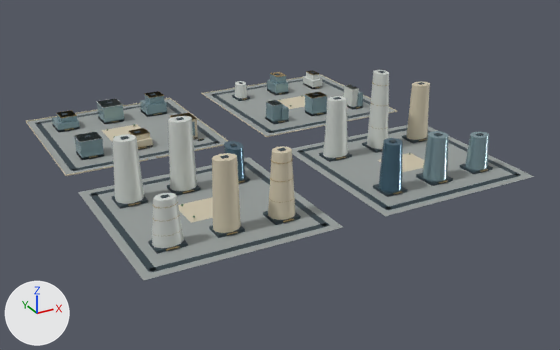
Renders of the glTF model web/public/assets/3d/ampliworld/GC-CITY-2030/GC-TILE-09-19.glb from each side of a commit.
Camera for both pictures: a 50 mm camera at (-1667.0, -5305.0, 580.0) aimed at (-986.0, -4067.0, -40.0). Lighting does not change. The marker at lower left points along +X, +Y and +Z. The older version comes first. Where no turn or scale is listed for an object, it has been applied to the vertices. Vertices at exactly the same position are counted once.

In view in the first picture: 'GC-TILE-09-19-blue', 'GC-TILE-09-19-dark', 'GC-TILE-09-19-glass', 'GC-TILE-09-19-gold', 'GC-TILE-09-19-ivory', 'GC-TILE-09-19-paving', 'GC-TILE-09-19-white'.
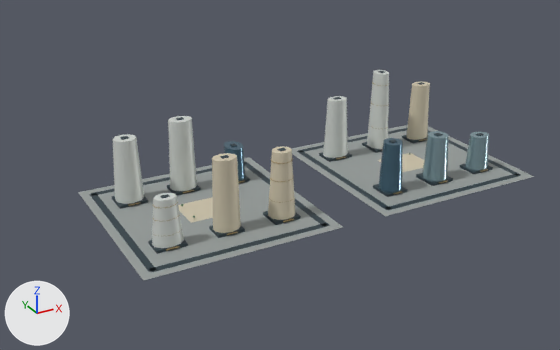
Location of each change, [x1, y1, x2, y2] in pixels of the pictures (560 x 350 px):
'GC-TILE-09-19-paving', reshaped (10% narrower, 24% shorter)
    before: [27, 75, 534, 281]
    after: [78, 125, 534, 281]
'GC-TILE-09-19-white', reshaped (12% narrower)
    before: [75, 70, 389, 248]
    after: [113, 70, 389, 248]
'GC-TILE-09-19-ivory', reshaped (38% narrower)
    before: [26, 74, 430, 233]
    after: [178, 81, 430, 233]
'GC-TILE-09-19-dark', reshaped (11% narrower)
    before: [35, 71, 521, 272]
    after: [89, 71, 521, 272]
'GC-TILE-09-19-glass', reshaped (84% narrower, 53% shorter)
    before: [52, 73, 489, 182]
    after: [422, 131, 489, 182]
'GC-TILE-09-19-gold', reshaped (17% narrower, 6% shorter)
    before: [57, 70, 488, 250]
    after: [129, 81, 488, 250]
part 1 of me_mesh_0, deleted
    before: [27, 99, 228, 175]
part 2 of me_mesh_0, deleted
    before: [203, 75, 395, 136]
part 3 of me_mesh_1, deleted
    before: [35, 72, 371, 171]
part 4 of me_mesh_2, deleted
    before: [26, 74, 398, 176]
part 5 of me_mesh_7, deleted
    before: [75, 72, 359, 142]
part 6 of me_mesh_5, deleted
    before: [57, 70, 360, 159]
part 7 of me_mesh_6, deleted
    before: [52, 73, 363, 160]

The change, as a list of edits to the scene's bpy script:
```text
Change me_mesh_0:
    used by ob_gc_tile_09_19_paving; location = (0.0, 0.0, 0.0)
    remove me_mesh_0.from_pydata(...)  # 32 vertices, 48 faces; spans x -1379.0..-621.0, y -4379.0..-3621.0, z 0.0
    add me_mesh_0.from_pydata(...)  # 16 vertices, 24 faces; spans x -1379.0..-621.0, y -4379.0..-4041.0, z 0.0
    me_mesh_0 part 1: the loose piece of 8 vertices spanning x -1379.0..-1041.0, y -3959.0..-3621.0, z 0.0 is deleted
    me_mesh_0 part 2: the loose piece of 8 vertices spanning x -959.0..-621.0, y -3959.0..-3621.0, z 0.0 is deleted
Change me_mesh_1:
    used by ob_gc_tile_09_19_dark; location = (0.0, 0.0, 0.0)
    remove me_mesh_1.from_pydata(...)  # 520 vertices, 780 faces; spans x -1364.0..-636.0, y -4364.0..-3636.0, z 0.0..158.0
    add me_mesh_1.from_pydata(...)  # 256 vertices, 384 faces; spans x -1364.0..-636.0, y -4364.0..-4056.0, z 0.0..158.0
    me_mesh_1 part 3: 33 loose pieces with 264 vertices, spanning x -1364.0..-636.0, y -3944.0..-3636.0, z 0.0..49.0, are deleted
Change me_mesh_2:
    used by ob_gc_tile_09_19_ivory; location = (0.0, 0.0, 0.0)
    remove me_mesh_2.from_pydata(...)  # 202 vertices, 324 faces; spans x -1380.0..-620.0, y -4319.0..-3620.0, z 0.0..126.0
    add me_mesh_2.from_pydata(...)  # 82 vertices, 144 faces; spans x -1250.0..-667.0, y -4319.0..-4100.0, z 0.0..126.0
    me_mesh_2 part 4: 15 loose pieces with 120 vertices, spanning x -1380.0..-620.0, y -3960.0..-3620.0, z 0.0..44.0, are deleted
Change me_mesh_5:
    used by ob_gc_tile_09_19_gold; location = (0.0, 0.0, 0.0)
    remove me_mesh_5.from_pydata(...)  # 1218 vertices, 2100 faces; spans x -1332.0..-669.0, y -4325.0..-3676.0, z 0.0..135.0
    add me_mesh_5.from_pydata(...)  # 888 vertices, 1584 faces; spans x -1332.0..-669.0, y -4325.0..-4094.0, z 4.0..135.0
    me_mesh_5 part 6: 36 loose pieces with 330 vertices, spanning x -1323.0..-677.0, y -3960.0..-3676.0, z 0.0..44.0, are deleted
Change me_mesh_6:
    used by ob_gc_tile_09_19_glass; location = (0.0, 0.0, 0.0)
    remove me_mesh_6.from_pydata(...)  # 268 vertices, 416 faces; spans x -1333.0..-668.0, y -4321.0..-3673.0, z 0.0..87.0
    add me_mesh_6.from_pydata(...)  # 44 vertices, 80 faces; spans x -812.0..-668.0, y -4321.0..-4275.0, z 5.0..87.0
    me_mesh_6 part 7: 28 loose pieces with 224 vertices, spanning x -1333.0..-676.0, y -3900.0..-3673.0, z 0.0..44.0, are deleted
Change me_mesh_7:
    used by ob_gc_tile_09_19_white; location = (0.0, 0.0, 0.0)
    remove me_mesh_7.from_pydata(...)  # 188 vertices, 324 faces; spans x -1334.0..-676.0, y -4316.0..-3673.0, z 0.0..157.0
    add me_mesh_7.from_pydata(...)  # 110 vertices, 200 faces; spans x -1334.0..-771.0, y -4316.0..-4093.0, z 5.0..157.0
    me_mesh_7 part 5: 8 loose pieces with 78 vertices, spanning x -1332.0..-676.0, y -3899.0..-3673.0, z 0.0..48.0, are deleted
```
